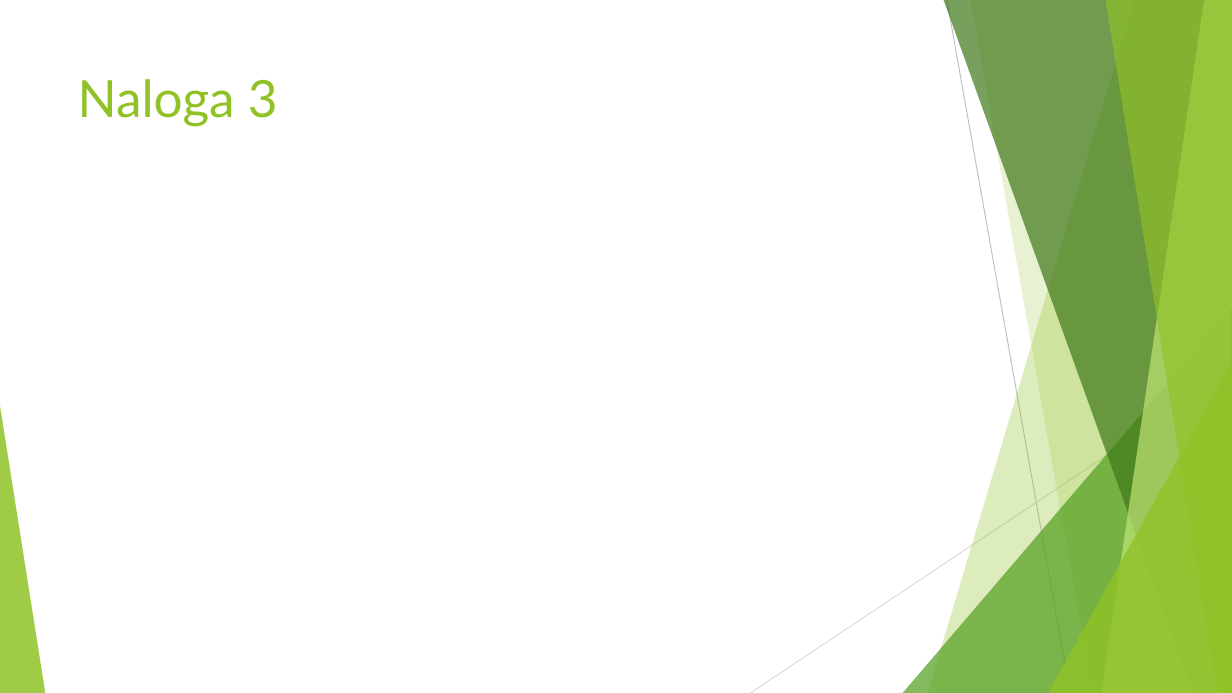
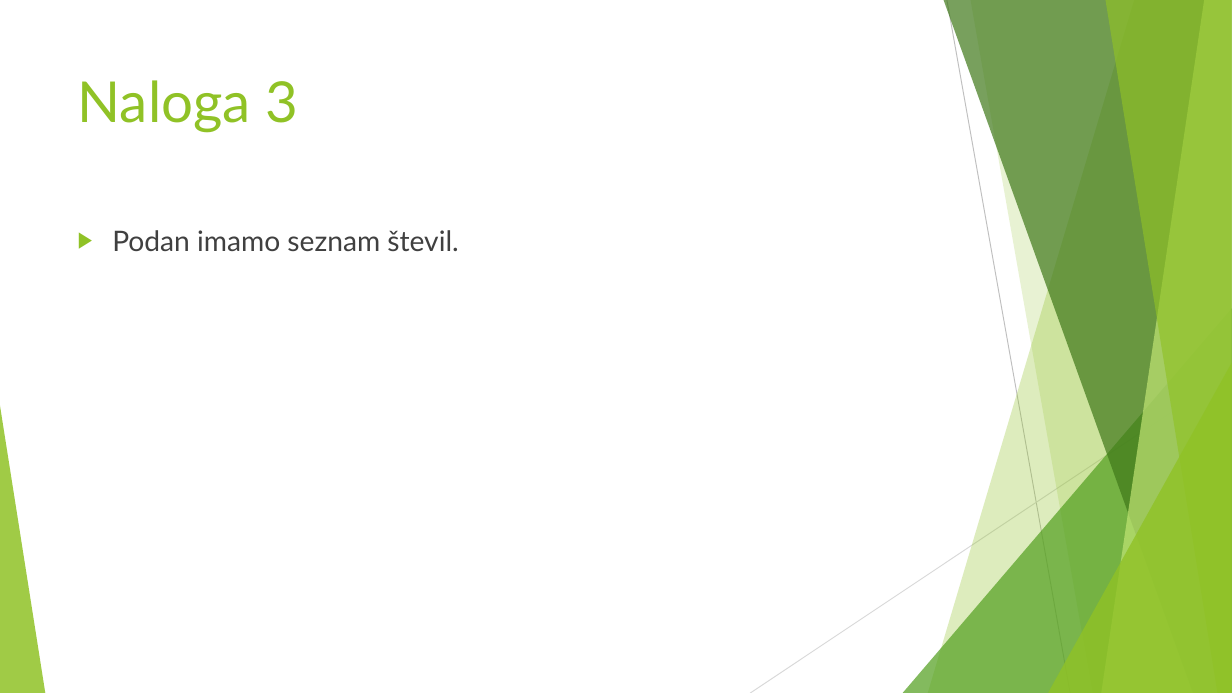
Before and after one commit to jrencelj/Seminarska-naloga-RAC2, a slide deck: slide 10 of Predstavitev.pptx (slide 8 before the commit). Drawn at 1232x693 pixels with LibreOffice and Linux fonts; fonts in the diff are those of the drawing. Boxes give left, top, right and bottom in pixels: in the first picture for what was removed or moved away, otherwise in the second. Text is boxed around its words. In the diff, an @@ line names an element or a change of style, - is before the commit and + after.

```diff
--- a/Predstavitev.pptx
+++ b/Predstavitev.pptx
@@ title "Naloga 3" at (78,80,298,133): size 40 to 44 pt @@
@@ text added at (112,230,458,251), 22 pt, text #404040 @@
+▶ Podan imamo seznam števil.
```
Also in this commit, not shown: 1 other slide changed, 4 slides added.
